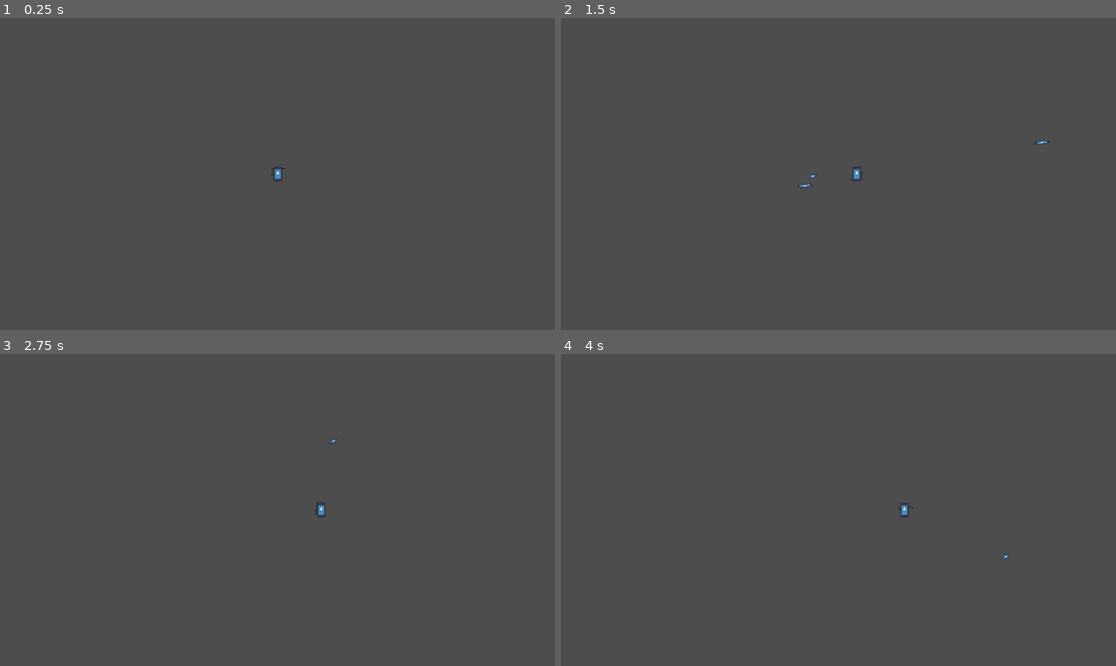
Above: before the commit, frames 1-4 (two rows, left to right).
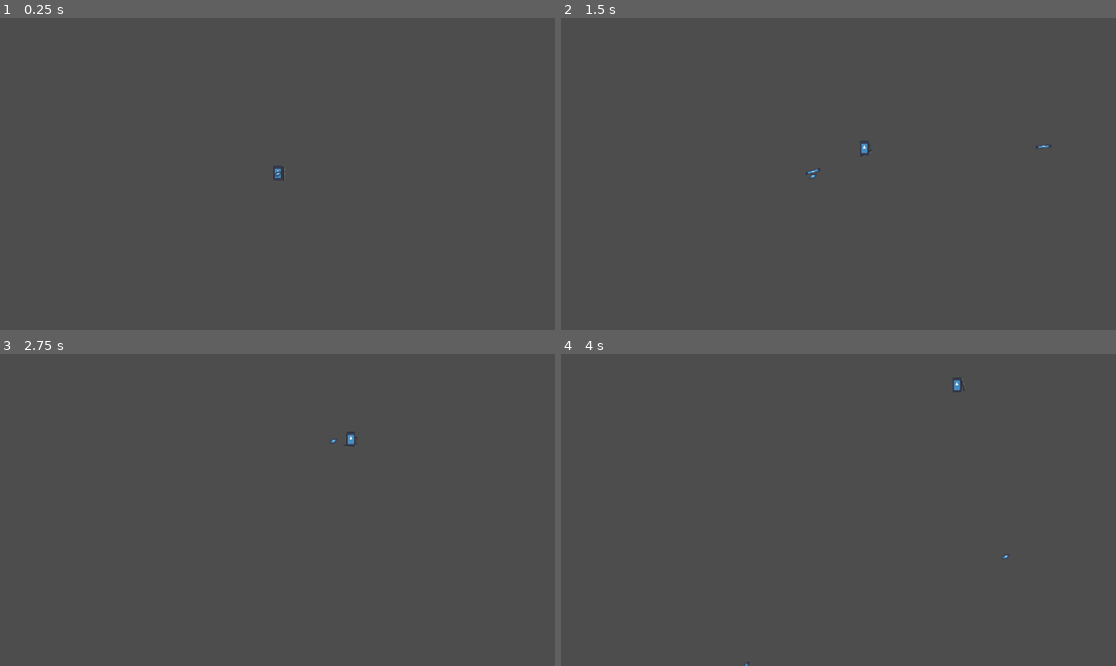
Above: after the commit, the same moments.

Repository: Jerry-Gu-SB/balloon_scroob
Game: Godot game, scene res://root.tscn
The game is run twice, just before and just after one commit, with the same random seed, the same clock (stepped at 60 frames per second) and the same inputs. The engine's default icon, where the game draws it, is replaced by a stand-in: a white triangle on a blue panel in a dark square.
Inputs (mouse positions are in pixels of both pictures, inside the frame that each line leads up to):
- Up to frame 1 (0.25 s): no input
- Up to frame 2 (1.5 s): tap Enter at 0.5 s; move the mouse to (960, 158) at 0.52 s; hold Right (ui_right) 0.53-1.25 s; click (960, 158) at 0.67 s; drag from (727, 189) to (982, 149) at 1.27 s
- Up to frame 3 (2.75 s): tap Space at 2 s; move the mouse to (333, 441) at 2.02 s; hold Right (ui_right) from 2.03 s (still down)
- Up to frame 4 (4 s): release Right (ui_right) at 2.75 s; drag from (810, 572) to (672, 463) at 2.77 s; move the mouse to (1005, 556) at 3.52 s; hold Left (ui_left) from 3.53 s (still down)

The runs differ from the first frame. In frame 1, less than 0.1% of the frame differs, in the area x 48-52%, y 47-53%; in frame 2, 0.2%, in the area x 42-89%, y 39-55%; in frame 3, 0.1%; in frame 4, 0.1%.

Commit message:
Redid airdrag, refactored player_physics

Diff:
--- a/Player/Scripts/player_physics_handler.gd
+++ b/Player/Scripts/player_physics_handler.gd
@@ -1,9 +1,9 @@
 extends Node
 
 var velocity : Vector2 = Vector2.ZERO
-var gravity : Vector2 = Vector2(0.0, -.1)
+var gravity : Vector2 = Vector2(0.0, -1.05)
 
-const AIR_DRAG : Vector2 = Vector2(1, 1)
+const AIR_DRAG : float = .99
 const INPUT_MULTIPLYER = 2.5
 const MAX_SPEED = 250
 
@@ -26,14 +26,8 @@
 
 func resolve_environmental_forces() -> void:
 	velocity += gravity
-	velocity[0] = move_towards_zero(velocity[0], AIR_DRAG[0])
-	velocity[1] = move_towards_zero(velocity[1], AIR_DRAG[1])
+	velocity *= AIR_DRAG
 
 func apply_physics(character_body : CharacterBody2D) -> void:
 	character_body.velocity = velocity
 	character_body.move_and_slide()
-
-func move_towards_zero(value: float, step: float) -> float:
-	if abs(value) <= step:
-		return 0.0
-	return value - step * sign(value)
--- a/Player/player.tscn
+++ b/Player/player.tscn
@@ -15,22 +15,10 @@
 
 [node name="Camera2D" type="Camera2D" parent="."]
 
-[node name="Aiming Reticle" type="Sprite2D" parent="."]
-scale = Vector2(0.09, 0.09)
-skew = 0.5794493
-texture = ExtResource("2_gwnis")
-script = ExtResource("5_k53q1")
-
 [node name="Weapon Socket" type="Node2D" parent="."]
 script = ExtResource("4_vtle1")
 
 [node name="Gun Base" parent="Weapon Socket" instance=ExtResource("4_fhl08")]
-
-[node name="Input Handler" type="Node2D" parent="."]
-script = ExtResource("1_4flbx")
-
-[node name="Physics Handler" type="Node" parent="."]
-script = ExtResource("3_btcbx")
 
 [node name="CharacterBody2D" type="CharacterBody2D" parent="."]
 
@@ -40,3 +28,15 @@
 [node name="Sprite2D" type="Sprite2D" parent="CharacterBody2D"]
 scale = Vector2(0.140625, 0.23437499)
 texture = ExtResource("2_gwnis")
+
+[node name="Aiming Reticle" type="Sprite2D" parent="."]
+scale = Vector2(0.09, 0.09)
+skew = 0.5794493
+texture = ExtResource("2_gwnis")
+script = ExtResource("5_k53q1")
+
+[node name="Physics Handler" type="Node" parent="."]
+script = ExtResource("3_btcbx")
+
+[node name="Input Handler" type="Node2D" parent="."]
+script = ExtResource("1_4flbx")
